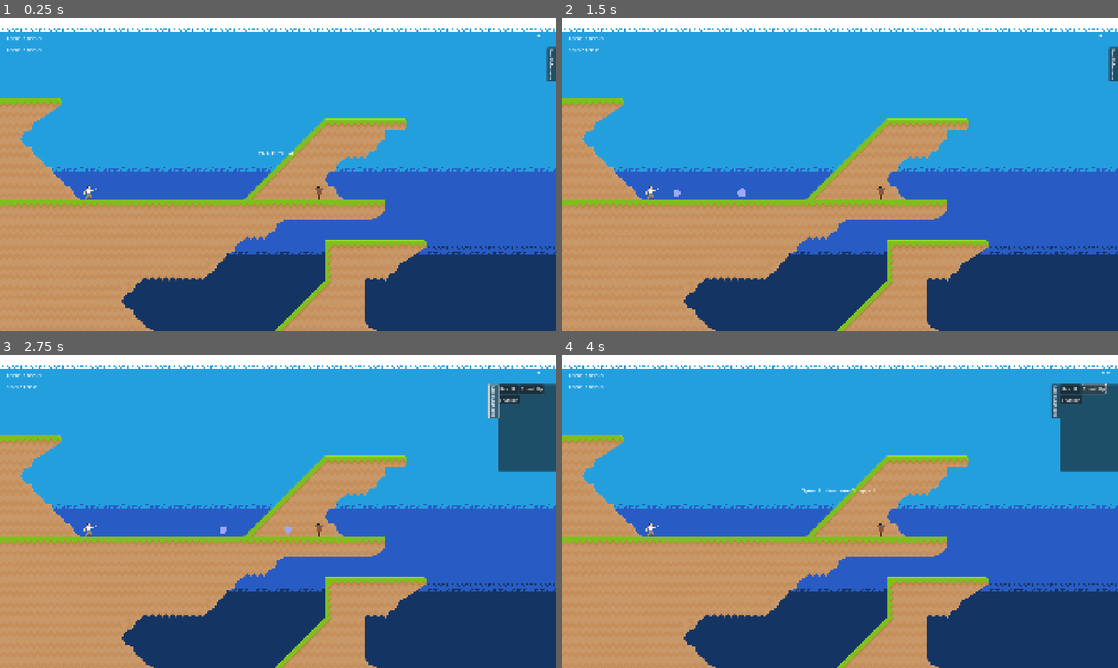
Above: before the commit, frames 1-4 (two rows, left to right).
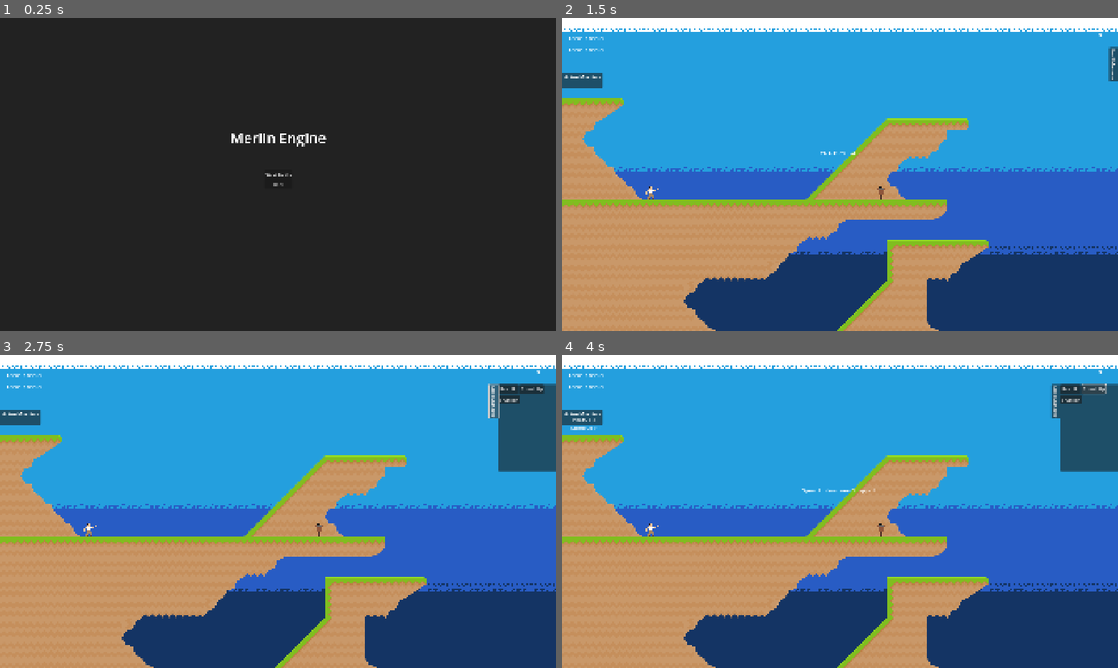
Above: after the commit, the same moments.

Repository: EonViljoen/MerlinEngine
Game: Godot game, scene res://scenes/main.tscn
Same seed, same stepped clock (60 frames per second), same inputs: the game is played once before the commit and once after it. Before the commit the project starts from res://scenes/entities/main.tscn.
Inputs (mouse positions are in pixels of both pictures, inside the frame that each line leads up to):
- Up to frame 1 (0.25 s): no input
- Up to frame 2 (1.5 s): click (840, 174) at 0.5 s, where only the run after the commit has a clickable "Start Battle"; click (840, 174) at 1.25 s, where only the run after the commit has a clickable "Start Battle"
- Up to frame 3 (2.75 s): click "Spell Manager" at 2 s
- Up to frame 4 (4 s): click "Heat Up" at 2.75 s; click "Speed Up" at 3.5 s

The runs differ from the first frame. In frame 1, 100% of the frame differs, in the area x 0-100%, y 0-100%; in frame 2, 0.5%; in frame 3, 0.4%; in frame 4, 0.4%.

Commit message:
added visual active modifiers and start screen

Diff:
--- a/project.godot
+++ b/project.godot
@@ -11,12 +11,13 @@
 [application]
 
 config/name="Merlin Engine"
-run/main_scene="res://scenes/entities/main.tscn"
+run/main_scene="res://scenes/main.tscn"
 config/features=PackedStringArray("4.4", "Forward Plus")
 config/icon="res://icon.svg"
 
 [autoload]
 
+Main="*res://scenes/main.tscn"
 SignalBus="*res://scripts/global/signal_bus.gd"
 GlobalProjectileModifiers="*res://scripts/global/globalProjectileModifiers.gd"
 SpellManager="*res://scripts/managers/spell_manager.gd"
--- a/resources/character_stat_resource.tres
+++ b/resources/character_stat_resource.tres
@@ -22,7 +22,7 @@
 baseManaAmount = 100.0
 currentManaAmount = 100.0
 maxManaAmount = 100.0
-manaRegenRate = 1.0
+manaRegenRate = 0.05
 manaRegenAmount = 10.0
 projectileShotSpeed = 2.5
 projectileShotDamage = 10.0
--- a/scenes/entities/main.tscn
+++ b/scenes/battle.tscn
@@ -1,19 +1,19 @@
 [gd_scene load_steps=11 format=3 uid="uid://bfrhvekglh4na"]
 
-[ext_resource type="PackedScene" uid="uid://dtjaix5asacrc" path="res://scenes/entities/character.tscn" id="1_145mt"]
-[ext_resource type="Texture2D" uid="uid://bh8a5yjoly66b" path="res://assets/art/player/Player_cape.png" id="2_umn7a"]
-[ext_resource type="Script" uid="uid://brvsj3m80fgjr" path="res://scripts/target.gd" id="2_ur8c2"]
-[ext_resource type="Texture2D" uid="uid://cvx5w4ddvmdyb" path="res://assets/art/player/Player_no_cape.png" id="3_b3hq8"]
-[ext_resource type="PackedScene" uid="uid://djwoc85mb6mfu" path="res://scenes/entities/UI/hud.tscn" id="3_h2yge"]
-[ext_resource type="Resource" uid="uid://c2mwj7qag40pp" path="res://resources/spells/basic_bolt.tres" id="8_gyjab"]
-[ext_resource type="Texture2D" uid="uid://ssftrj8hhw6f" path="res://assets/art/target/dummy/dummy.png" id="8_umn7a"]
-[ext_resource type="PackedScene" uid="uid://b7eaywkmkorfo" path="res://scenes/entities/Level.tscn" id="10_b3hq8"]
+[ext_resource type="PackedScene" uid="uid://b7eaywkmkorfo" path="res://scenes/entities/Level.tscn" id="1_ijryt"]
+[ext_resource type="PackedScene" uid="uid://dtjaix5asacrc" path="res://scenes/entities/character.tscn" id="2_oh54f"]
+[ext_resource type="Texture2D" uid="uid://bh8a5yjoly66b" path="res://assets/art/player/Player_cape.png" id="3_m4gqw"]
+[ext_resource type="Texture2D" uid="uid://cvx5w4ddvmdyb" path="res://assets/art/player/Player_no_cape.png" id="4_epfx5"]
+[ext_resource type="Script" uid="uid://brvsj3m80fgjr" path="res://scripts/target.gd" id="5_snrad"]
+[ext_resource type="Texture2D" uid="uid://ssftrj8hhw6f" path="res://assets/art/target/dummy/dummy.png" id="6_5oydc"]
+[ext_resource type="Resource" uid="uid://c2mwj7qag40pp" path="res://resources/spells/basic_bolt.tres" id="7_0frej"]
+[ext_resource type="PackedScene" uid="uid://djwoc85mb6mfu" path="res://scenes/entities/UI/hud.tscn" id="8_ue2d1"]
 
 [sub_resource type="SpriteFrames" id="SpriteFrames_eb6dc"]
 animations = [{
 "frames": [{
 "duration": 1.0,
-"texture": ExtResource("2_umn7a")
+"texture": ExtResource("3_m4gqw")
 }],
 "loop": true,
 "name": &"idle_cape",
@@ -41,54 +41,54 @@
 
 [node name="Battle" type="Node2D"]
 
-[node name="HUD" parent="." instance=ExtResource("3_h2yge")]
+[node name="Level" parent="." instance=ExtResource("1_ijryt")]
 
-[node name="Level" parent="." instance=ExtResource("10_b3hq8")]
-
-[node name="Player" parent="." groups=["Player"] instance=ExtResource("1_145mt")]
+[node name="Player" parent="." groups=["Player"] instance=ExtResource("2_oh54f")]
 z_index = 5
 position = Vector2(310, 601)
 spriteFrames = SubResource("SpriteFrames_eb6dc")
 
 [node name="Enemies" type="Node" parent="."]
 
-[node name="Enemy" parent="Enemies" groups=["Targets"] instance=ExtResource("1_145mt")]
+[node name="Enemy" parent="Enemies" groups=["Targets"] instance=ExtResource("2_oh54f")]
 z_index = 5
 position = Vector2(1101, 602)
-script = ExtResource("2_ur8c2")
+script = ExtResource("5_snrad")
 spriteFrames = SubResource("SpriteFrames_b3hq8")
 isDummy = true
 activeTarget = true
 shooting = true
-enemyProjectile = ExtResource("8_gyjab")
+enemyProjectile = ExtResource("7_0frej")
 enemyProjectileTimer = 1.0
 enemyProjectileTimerRandomRange = 10.0
 
-[node name="Enemy2" parent="Enemies" groups=["Targets"] instance=ExtResource("1_145mt")]
+[node name="Enemy2" parent="Enemies" groups=["Targets"] instance=ExtResource("2_oh54f")]
 visible = false
 z_index = 5
 position = Vector2(1147, 320)
-script = ExtResource("2_ur8c2")
+script = ExtResource("5_snrad")
 spriteFrames = SubResource("SpriteFrames_b3hq8")
 isDummy = true
 activeTarget = true
 shooting = false
-enemyProjectile = ExtResource("8_gyjab")
+enemyProjectile = ExtResource("7_0frej")
 enemyProjectileTimer = 1.0
 enemyProjectileTimerRandomRange = 10.0
 
-[node name="Enemy3" parent="Enemies" groups=["Targets"] instance=ExtResource("1_145mt")]
+[node name="Enemy3" parent="Enemies" groups=["Targets"] instance=ExtResource("2_oh54f")]
 visible = false
 z_index = 5
 position = Vector2(1154, 742)
-script = ExtResource("2_ur8c2")
+script = ExtResource("5_snrad")
 spriteFrames = SubResource("SpriteFrames_b3hq8")
 isDummy = true
 activeTarget = true
 shooting = false
-enemyProjectile = ExtResource("8_gyjab")
+enemyProjectile = ExtResource("7_0frej")
 enemyProjectileTimer = 1.0
 enemyProjectileTimerRandomRange = 10.0
+
+[node name="HUD" parent="." instance=ExtResource("8_ue2d1")]
 
 [connection signal="playerDamage" from="Player" to="HUD" method="_on_player_set_health_hud"]
 [connection signal="setHealthHUD" from="Player" to="HUD" method="_on_player_set_health_hud"]
--- a/scenes/entities/UI/hud.tscn
+++ b/scenes/entities/UI/hud.tscn
@@ -7,7 +7,13 @@
 [node name="HUD" type="CanvasLayer"]
 script = ExtResource("1_64ctp")
 
-[node name="DamageLabel" type="Label" parent="."]
+[node name="MessageTimer" type="Timer" parent="."]
+one_shot = true
+autostart = true
+
+[node name="Labels" type="Node" parent="."]
+
+[node name="DamageLabel" type="Label" parent="Labels"]
 texture_filter = 1
 anchors_preset = 1
 anchor_left = 1.0
@@ -22,7 +28,7 @@
 theme_override_font_sizes/font_size = 16
 text = "0"
 
-[node name="MessageLabel" type="Label" parent="."]
+[node name="MessageLabel" type="Label" parent="Labels"]
 texture_filter = 1
 anchors_preset = -1
 anchor_left = 0.5
@@ -32,7 +38,7 @@
 offset_left = -70.0
 offset_top = -20.44
 offset_right = 52.0
-offset_bottom = -0.440033
+offset_bottom = -0.440002
 grow_horizontal = 2
 grow_vertical = 2
 size_flags_horizontal = 4
@@ -40,7 +46,7 @@
 theme_override_font_sizes/font_size = 16
 text = "Click To Shoot"
 
-[node name="HealthLabel" type="Label" parent="."]
+[node name="HealthLabel" type="Label" parent="Labels"]
 texture_filter = 1
 anchors_preset = -1
 anchor_left = 0.01
@@ -56,7 +62,7 @@
 theme_override_font_sizes/font_size = 16
 text = "0"
 
-[node name="ManaLabel" type="Label" parent="."]
+[node name="ManaLabel" type="Label" parent="Labels"]
 texture_filter = 1
 anchors_preset = -1
 anchor_left = 0.01
@@ -72,7 +78,7 @@
 theme_override_font_sizes/font_size = 16
 text = "0"
 
-[node name="DebugLabel" type="Label" parent="."]
+[node name="DebugLabel" type="Label" parent="Labels"]
 texture_filter = 1
 anchors_preset = -1
 anchor_left = 0.503
@@ -88,7 +94,7 @@
 text = "..."
 autowrap_mode = 2
 
-[node name="ActiveModDebugLabel" type="Label" parent="."]
+[node name="ActiveModDebugLabel" type="Label" parent="Labels"]
 texture_filter = 1
 offset_left = 1138.0
 offset_top = 70.0
@@ -96,9 +102,32 @@
 offset_bottom = 318.0
 text = "..."
 
-[node name="MessageTimer" type="Timer" parent="."]
-one_shot = true
-autostart = true
+[node name="ActiveModifiers" type="Node" parent="."]
+
+[node name="Panel" type="Panel" parent="ActiveModifiers"]
+offset_top = 190.0
+offset_right = 140.0
+offset_bottom = 240.0
+
+[node name="Label" type="Label" parent="ActiveModifiers/Panel"]
+layout_mode = 1
+anchors_preset = 5
+anchor_left = 0.5
+anchor_right = 0.5
+offset_left = -69.0
+offset_right = 70.0
+offset_bottom = 23.0
+grow_horizontal = 2
+text = "Active Modifiers"
+horizontal_alignment = 1
+
+[node name="VBoxContainer" type="HFlowContainer" parent="ActiveModifiers/Panel"]
+layout_mode = 0
+offset_left = 31.0
+offset_top = 20.0
+offset_right = 107.0
+offset_bottom = 48.0
+alignment = 1
 
 [node name="SpellManagerPanel" parent="." instance=ExtResource("3_h0g4p")]
 texture_filter = 1
--- /dev/null
+++ b/scenes/main.tscn
@@ -0,0 +1,6 @@
+[gd_scene load_steps=2 format=3 uid="uid://xyrss33s1bnh"]
+
+[ext_resource type="Script" uid="uid://j6ygdtq2rd7l" path="res://scripts/main.gd" id="1_o5qli"]
+
+[node name="Main" type="Node"]
+script = ExtResource("1_o5qli")
--- /dev/null
+++ b/scenes/start_screen.tscn
@@ -0,0 +1,67 @@
+[gd_scene load_steps=2 format=3 uid="uid://cywfbmd06boq7"]
+
+[ext_resource type="Script" uid="uid://cm6pnavwt4omx" path="res://scripts/start_screen.gd" id="1_tx5wa"]
+
+[node name="StartScreen" type="Control"]
+layout_mode = 3
+anchors_preset = 15
+anchor_right = 1.0
+anchor_bottom = 1.0
+grow_horizontal = 2
+grow_vertical = 2
+script = ExtResource("1_tx5wa")
+
+[node name="Panel" type="Panel" parent="."]
+layout_mode = 0
+offset_right = 1920.0
+offset_bottom = 1080.0
+
+[node name="Label" type="Label" parent="Panel"]
+layout_mode = 1
+anchors_preset = -1
+anchor_left = 0.5
+anchor_top = 0.371
+anchor_right = 0.5
+anchor_bottom = 0.371
+offset_left = -53.0
+offset_top = -0.180023
+offset_right = 53.0
+offset_bottom = 22.82
+grow_horizontal = 2
+grow_vertical = 2
+theme_override_font_sizes/font_size = 50
+text = "Merlin Engine"
+horizontal_alignment = 1
+
+[node name="StartButton" type="Button" parent="Panel"]
+layout_mode = 1
+anchors_preset = 8
+anchor_left = 0.5
+anchor_top = 0.5
+anchor_right = 0.5
+anchor_bottom = 0.5
+offset_left = -48.0
+offset_top = -15.5
+offset_right = 48.0
+offset_bottom = 15.5
+grow_horizontal = 2
+grow_vertical = 2
+text = "Start Battle"
+
+[node name="ExitButton" type="Button" parent="Panel"]
+layout_mode = 1
+anchors_preset = 8
+anchor_left = 0.5
+anchor_top = 0.5
+anchor_right = 0.5
+anchor_bottom = 0.5
+offset_left = -48.0
+offset_top = 16.5
+offset_right = 48.0
+offset_bottom = 47.5
+grow_horizontal = 2
+grow_vertical = 2
+text = "Exit"
+
+[connection signal="pressed" from="Panel/StartButton" to="." method="_on_start_button_pressed"]
+[connection signal="pressed" from="Panel/ExitButton" to="." method="_on_exit_button_pressed"]
--- a/scripts/hud.gd
+++ b/scripts/hud.gd
@@ -1,8 +1,9 @@
 extends CanvasLayer
 
-@onready var debugLabel: Label = $DebugLabel
-@onready var activeModDebugLabel: Label = $ActiveModDebugLabel
+@onready var debugLabel: Label = $Labels/DebugLabel
 @onready var displayDebugLabelControl: bool = false
+
+@onready var activeModBoxContainer: HFlowContainer = $ActiveModifiers/Panel/VBoxContainer
 
 var characterStats: CharacterStatResource
 var activeProjectileMods: Array[ProjectileModifier]
@@ -12,7 +13,9 @@
 	SignalBus.respondCharacterStat.connect(_on_respond_character_stat)
 	SignalBus.respondProjectileModifiers.connect(_on_response_projectile_modifiers)
 
-func _process(delta: float) -> void:
+func _process(_delta: float) -> void:
+	activeProjectileModifierIndicator()
+
 	if Input.is_action_just_released("EnableDebug"):
 		displayDebugLabelControl = !displayDebugLabelControl
 
@@ -22,15 +25,15 @@
 		hideDisplayLabel()
 
 
-func show_message(message):
-	$MessageLabel.text = message
-	$MessageLabel.show()
+func show_message(message) -> void:
+	$Labels/MessageLabel.text = message
+	$Labels/MessageLabel.show()
 	$MessageTimer.start()
 
-func displayDebugLabel():
+func displayDebugLabel() -> void:
 	SignalBus.requestCharacterStat.emit()
 
-	$DebugLabel.text = """
+	$Labels/DebugLabel.text = """
 	Character Stats:
 		Current Mana Amount: {currentMana}
 		Max Mana Amount: {maxMana}
@@ -47,26 +50,43 @@
 		"spawnRange": characterStats.projectileSpawnRange
 	})
 
-	SignalBus.requestProjectileModifiers.emit() # Bad way to do it
-	activeModDebugLabel.text = "Active Mods: \n"
-	for mods in activeProjectileMods:
-		activeModDebugLabel.text += mods.modDisplayName + "\n"
+	$Labels/DebugLabel.show()
 
-	$DebugLabel.show()
-	activeModDebugLabel.show()
+func hideDisplayLabel() -> void:
+	$Labels/DebugLabel.hide()
 
-func hideDisplayLabel():
-	$DebugLabel.hide()
-	activeModDebugLabel.hide()
+func activeProjectileModifierIndicator() -> void: #entire method needs rework
+	SignalBus.requestProjectileModifiers.emit()
 
-func _on_message_timer_timeout():
-	$MessageLabel.hide()
+	if !activeModBoxContainer.get_children().is_empty():
+		for child in activeModBoxContainer.get_children():
+			child.queue_free()
 
-func _on_enemy_enemy_damage(amount):
-	$DamageLabel.text = str(amount)
+	if !activeProjectileMods.is_empty():
+		var displayedModNames := []
 
-func _on_player_set_mana_hud(currentManaAmount, maxManaAmount):
-	$ManaLabel.text = str(currentManaAmount) + ' / ' + str(maxManaAmount)
+		for mod in activeProjectileMods:
+			if mod.modName in displayedModNames:
+				continue
+
+			var modCount = activeProjectileMods.filter(func(m): return m.modName == mod.modName).size()
+			var modText = "%s (%d)" % [mod.modDisplayName, modCount]
+
+			var modTextBlock = Label.new()
+			modTextBlock.text = modText
+			activeModBoxContainer.add_child(modTextBlock)
+
+			displayedModNames.append(mod.modName)
+
+
+func _on_message_timer_timeout() -> void:
+	$Labels/MessageLabel.hide()
+
+func _on_enemy_enemy_damage(amount) -> void:
+	$Labels/DamageLabel.text = str(amount)
+
+func _on_player_set_mana_hud(currentManaAmount, maxManaAmount) -> void:
+	$Labels/ManaLabel.text = str(currentManaAmount) + ' / ' + str(maxManaAmount)
 
 func _on_player_set_message_hud(message) -> void:
 	show_message(message)
@@ -79,4 +99,4 @@
 		activeProjectileMods = activeProjectileModifiersResponse
 
 func _on_player_set_health_hud(currentHealthAmount, maxHealthAmount) -> void:
-	$HealthLabel.text = str(currentHealthAmount) + ' / ' + str(maxHealthAmount)
+	$Labels/HealthLabel.text = str(currentHealthAmount) + ' / ' + str(maxHealthAmount)
--- /dev/null
+++ b/scripts/main.gd
@@ -0,0 +1,22 @@
+extends Node
+
+@onready var currentScene: Node
+
+func _ready() -> void:
+	loadStartScreen()
+
+func loadStartScreen() -> void:
+	changeScene("res://scenes/start_screen.tscn")
+
+func loadBattleScene() -> void:
+	changeScene("res://scenes/battle.tscn")
+
+func returnToStart() -> void:
+	loadStartScreen()
+
+func changeScene(scene: String) -> void:
+	if currentScene:
+		currentScene.queue_free()
+
+	currentScene = load(scene).instantiate()
+	add_child(currentScene)
--- a/scripts/player.gd
+++ b/scripts/player.gd
@@ -45,12 +45,10 @@
 
 	if Input.is_action_pressed("UseShield"):
 		setShield()
-		if !shieldActive:
-			print('active')
+		if !shieldActive and characterStats.currentManaAmount > shield.manaConsumption:
 			activateShield()
 	else:
 		if shieldActive:
-			print('inactive')
 			deactivateShield()
 
 
@@ -75,8 +73,6 @@
 	if castedSpell == null:
 		setMessageHUD.emit('No Spell Selected')
 		return
-
-	print(castedSpell.spellName)
 
 	if characterStats.currentManaAmount >= castedSpell.cost:
 
@@ -110,11 +106,15 @@
 
 func activateShield() -> void:
 	shieldManaTimer.start()
+
 	shieldActive = true
 	shield.visible = true
 	shield.get_node("StaticBody2D/CollisionShape2D").disabled = false
 	shield.get_node("Area2D/CollisionShape2D").disabled = false
 	shield.get_node("Area2D").monitoring = true
+
+	characterStats.currentManaAmount -= shield.manaConsumption
+	setManaHUD.emit(characterStats.currentManaAmount, characterStats.maxManaAmount)
 
 func deactivateShield() -> void:
 	shieldManaTimer.stop()
@@ -140,7 +140,6 @@
 	regenMana()
 
 func _on_spell_manager_current_spell_in_use(currentSpellInUse: SpellDataResource) -> void:
-	print("current spell: ", currentSpellInUse.spellName)
 	castedSpell = currentSpellInUse
 
 func _on_projectile_modifier_manager_active_modifiers_updated(updatedModifiers: Array[ProjectileModifier]) -> void:
@@ -148,8 +147,9 @@
 
 
 func _on_shield_mana_consumption_timeout() -> void:
-	if characterStats.currentHealthAmount > 0:
+	if characterStats.currentManaAmount > shield.manaConsumption:
 		characterStats.currentManaAmount -= shield.manaConsumption
 		setManaHUD.emit(characterStats.currentManaAmount, characterStats.maxManaAmount)
 	else:
+		deactivateShield()
 		shieldActive = false
--- a/scripts/resources/character_stat_resource.gd
+++ b/scripts/resources/character_stat_resource.gd
@@ -21,7 +21,7 @@
 @export var baseManaAmount: float = 100.0
 @export var currentManaAmount: float = 100.0
 @export var maxManaAmount: float = 100.0
-@export var manaRegenRate: float = 0.25
+@export var manaRegenRate: float = 0.05
 @export var manaRegenAmount: float = 10.0
 
 @export var projectileShotSpeed: float = 2.5
--- /dev/null
+++ b/scripts/start_screen.gd
@@ -0,0 +1,9 @@
+extends Control
+
+
+func _on_start_button_pressed() -> void:
+	get_node("/root/Main").loadBattleScene()
+
+
+func _on_exit_button_pressed() -> void:
+	get_tree().quit()
Not shown: 2 places in scenes/battle.tscn that only renumber resources
Not shown, added: scripts/main.gd.uid
Not shown, added: scripts/start_screen.gd.uid
